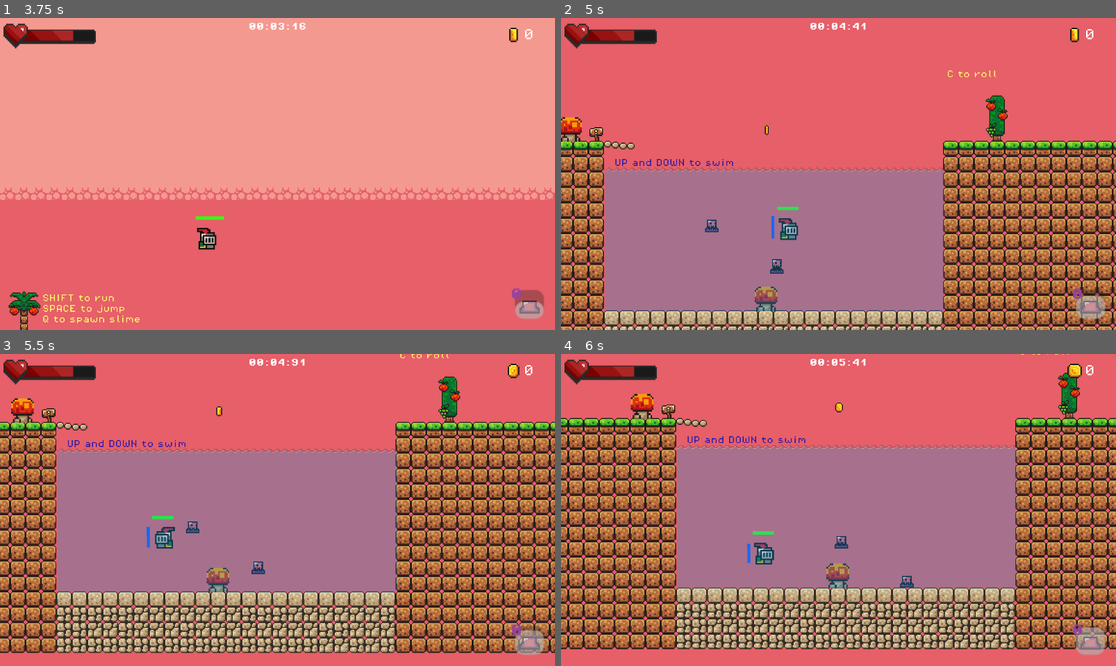
Above: before the commit, frames 1-4 (two rows, left to right).
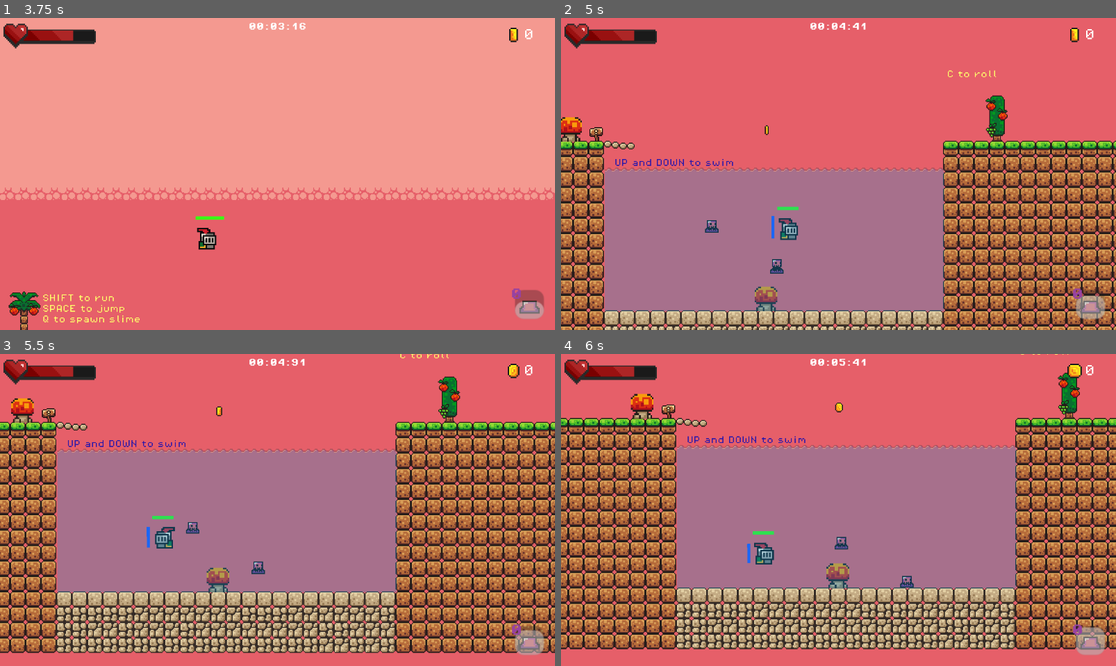
Above: after the commit, the same moments.

Repository: AshkanKiafard/AA-godot
Game: Godot game, scene res://scenes/main_menu.tscn
Two runs of this game, one before a commit and one after it. Both use one fixed random seed, a clock stepped at 60 frames per second and the inputs below.
Inputs:
- Up to frame 1 (3.75 s): click "START" at 0.5 s; hold Q (spawn_sllime) 1.28-2.03 s; hold Right (move_right) 1.28-2.78 s; tap Space (jump) at 1.52, 2.27 s; tap C (roll) at 2.1 s; tap Q (spawn_sllime) at 2.3 s; hold A (move_left) 2.78-3.53 s; hold Q (spawn_sllime) 2.78-3.53 s; hold Right (move_right) from 3.53 s (still down); tap Shift at 3.6 s
- Up to frame 2 (5 s): keep holding Right (move_right); tap Space (jump) at 3.77, 4.52 s; tap Q (spawn_sllime) at 3.8 s; hold Q (spawn_sllime) from 4.28 s (still down)
- Up to frame 3 (5.5 s): release Right (move_right) at 5.03 s; release Q (spawn_sllime) at 5.03 s; hold A (move_left) from 5.03 s (still down); tap C (roll) at 5.1 s; tap Space (jump) at 5.27 s; tap Q (spawn_sllime) at 5.3 s
- Up to frame 4 (6 s): release A (move_left) at 5.78 s; hold Right (move_right) from 5.78 s (still down); hold Q (spawn_sllime) from 5.78 s (still down)

Frame 1 is identical in both runs. In frame 2, less than 0.1% of the frame differs, in the area x 25-29%, y 64-69%; in frame 3, less than 0.1%; in frame 4, less than 0.1%, in the area x 49-52%, y 58-63%.

Commit message:
fixed the friendly slimes not working problem

Diff:
--- a/ashkan/godot-tutorial-ashkan/scenes/friendly_slime.tscn
+++ b/ashkan/godot-tutorial-ashkan/scenes/friendly_slime.tscn
@@ -1,11 +1,8 @@
-[gd_scene load_steps=11 format=3 uid="uid://ciey1em5uu7y7"]
+[gd_scene load_steps=12 format=3 uid="uid://ciey1em5uu7y7"]
 
 [ext_resource type="Script" path="res://scripts/slime.gd" id="1_02sy6"]
 [ext_resource type="Texture2D" uid="uid://c25gd3ustp38i" path="res://assets/sprites/slime_purple.png" id="2_ymvhj"]
-[ext_resource type="PackedScene" uid="uid://y8vac1mkbgpy" path="res://scenes/killzone.tscn" id="3_i6g7n"]
-
-[sub_resource type="RectangleShape2D" id="RectangleShape2D_gells"]
-size = Vector2(14, 13)
+[ext_resource type="PackedScene" uid="uid://y8vac1mkbgpy" path="res://scenes/killzone.tscn" id="3_arr3s"]
 
 [sub_resource type="AtlasTexture" id="AtlasTexture_oal8b"]
 atlas = ExtResource("2_ymvhj")
@@ -43,6 +40,22 @@
 "speed": 10.0
 }]
 
+[sub_resource type="GDScript" id="GDScript_iblct"]
+script/source = "extends Area2D
+
+@export var damage: int
+
+
+func _on_body_entered(body: CharacterBody2D) -> void:
+	if body is Player:
+		body.health -= damage
+	elif body is Slime:
+		body.queue_free()
+"
+
+[sub_resource type="RectangleShape2D" id="RectangleShape2D_pca4n"]
+size = Vector2(14, 13)
+
 [sub_resource type="RectangleShape2D" id="RectangleShape2D_1knha"]
 size = Vector2(12, 1)
 
@@ -50,19 +63,19 @@
 collision_layer = 2
 script = ExtResource("1_02sy6")
 
-[node name="Killzone" parent="." instance=ExtResource("3_i6g7n")]
-collision_layer = 2
-collision_mask = 4
-damage = 30
-
-[node name="CollisionShape2D" type="CollisionShape2D" parent="Killzone"]
-position = Vector2(0, 5.5)
-shape = SubResource("RectangleShape2D_gells")
-
 [node name="AnimatedSprite2D" type="AnimatedSprite2D" parent="."]
 sprite_frames = SubResource("SpriteFrames_nc76b")
 autoplay = "default"
 frame_progress = 0.235581
+
+[node name="Killzone" parent="." instance=ExtResource("3_arr3s")]
+collision_layer = 2
+collision_mask = 4
+script = SubResource("GDScript_iblct")
+
+[node name="CollisionShape2D" type="CollisionShape2D" parent="Killzone"]
+position = Vector2(0, 5.5)
+shape = SubResource("RectangleShape2D_pca4n")
 
 [node name="RayCastRight" type="RayCast2D" parent="."]
 position = Vector2(0, 6)
@@ -75,3 +88,5 @@
 [node name="CollisionShape2D" type="CollisionShape2D" parent="."]
 position = Vector2(0, 11.5)
 shape = SubResource("RectangleShape2D_1knha")
+
+[connection signal="body_entered" from="Killzone" to="." method="_on_killzone_body_entered"]
--- a/ashkan/godot-tutorial-ashkan/scenes/game.tscn
+++ b/ashkan/godot-tutorial-ashkan/scenes/game.tscn
@@ -434,6 +434,7 @@
 
 [node name="Spawner" parent="." node_paths=PackedStringArray("node") instance=ExtResource("6_qq1ei")]
 node = NodePath("..")
+spawn = true
 
 [node name="Fruits" type="Node" parent="."]
 
--- a/ashkan/godot-tutorial-ashkan/scenes/main_menu.tscn
+++ b/ashkan/godot-tutorial-ashkan/scenes/main_menu.tscn
@@ -1,8 +1,9 @@
-[gd_scene load_steps=8 format=4 uid="uid://eddquu4vcrey"]
+[gd_scene load_steps=9 format=4 uid="uid://eddquu4vcrey"]
 
 [ext_resource type="FontFile" uid="uid://c2bhklmtfwu7o" path="res://assets/fonts/PixelOperator8-Bold.ttf" id="1_2h2bx"]
 [ext_resource type="Script" path="res://scripts/main_menu.gd" id="1_ujd6w"]
 [ext_resource type="Texture2D" uid="uid://ck8dkggpmhtag" path="res://assets/sprites/world_tileset.png" id="2_psisa"]
+[ext_resource type="PackedScene" uid="uid://dp0inah0y7ntu" path="res://scenes/game.tscn" id="2_xjdh0"]
 [ext_resource type="PackedScene" uid="uid://dpg7qubpurb8a" path="res://scenes/spawner.tscn" id="3_stfdr"]
 
 [sub_resource type="TileSetAtlasSource" id="TileSetAtlasSource_1qlt2"]
@@ -184,6 +185,7 @@
 grow_horizontal = 2
 grow_vertical = 2
 script = ExtResource("1_ujd6w")
+game = ExtResource("2_xjdh0")
 
 [node name="Background" type="TileMapLayer" parent="."]
 position = Vector2(-1044, 836)
@@ -228,6 +230,7 @@
 [node name="Spawner" parent="." node_paths=PackedStringArray("node") instance=ExtResource("3_stfdr")]
 position = Vector2(161, 139)
 node = NodePath("..")
+spawn = true
 
 [node name="Label" type="Label" parent="."]
 layout_mode = 0
--- a/ashkan/godot-tutorial-ashkan/scenes/player.tscn
+++ b/ashkan/godot-tutorial-ashkan/scenes/player.tscn
@@ -273,7 +273,7 @@
 position = Vector2(4, -28)
 scale = Vector2(2.03125, 2.03125)
 sprite_frames = SubResource("SpriteFrames_yllr2")
-animation = &"hurt"
+animation = &"idle"
 autoplay = "idle"
 script = SubResource("GDScript_57yl5")
 
--- a/ashkan/godot-tutorial-ashkan/scenes/slime.tscn
+++ b/ashkan/godot-tutorial-ashkan/scenes/slime.tscn
@@ -40,6 +40,19 @@
 "speed": 10.0
 }]
 
+[sub_resource type="GDScript" id="GDScript_8fpyo"]
+script/source = "extends Area2D
+
+@export var damage: int
+
+
+func _on_body_entered(body: CharacterBody2D) -> void:
+	if body is Player:
+		body.health -= damage
+	elif body is Slime:
+		body.queue_free()
+"
+
 [sub_resource type="RectangleShape2D" id="RectangleShape2D_pca4n"]
 size = Vector2(14, 13)
 
@@ -57,6 +70,7 @@
 
 [node name="Killzone" parent="." instance=ExtResource("2_eculx")]
 collision_layer = 4
+script = SubResource("GDScript_8fpyo")
 damage = 30
 
 [node name="CollisionShape2D" type="CollisionShape2D" parent="Killzone"]
--- a/ashkan/godot-tutorial-ashkan/scripts/main_menu.gd
+++ b/ashkan/godot-tutorial-ashkan/scripts/main_menu.gd
@@ -1,12 +1,12 @@
 extends Control
 
+@export var game: PackedScene
 
 func _ready() -> void:
 	$VBoxContainer/StartButton.grab_focus()
 
 func _on_start_button_pressed() -> void:
-	get_tree().change_scene_to_file("res://scenes/game.tscn")
-
+	get_tree().change_scene_to_packed(game)
 
 func _on_quit_button_pressed() -> void:
 	get_tree().quit()
--- a/ashkan/godot-tutorial-ashkan/scripts/player.gd
+++ b/ashkan/godot-tutorial-ashkan/scripts/player.gd
@@ -46,7 +46,6 @@
 var in_water = false
 
 @onready var animated_sprite: AnimatedSprite2D = $AnimatedSprite2D
-@onready var game: Node2D = $".."
 
 const FRIENDLY_SLIME = preload("res://scenes/friendly_slime.tscn")
 @onready var slime_timer: Timer = $SlimeTimer
@@ -132,7 +131,7 @@
 		f_slime.position = Vector2(position.x + player_direction*5, position.y - 20)
 		f_slime.get_node("AnimatedSprite2D").flip_h = animated_sprite.flip_h
 		f_slime.direction = player_direction
-		game.add_child(f_slime)
+		get_parent().add_child(f_slime)
 
 
 func _on_death_timer_timeout() -> void:
--- a/ashkan/godot-tutorial-ashkan/scripts/spawner.gd
+++ b/ashkan/godot-tutorial-ashkan/scripts/spawner.gd
@@ -1,14 +1,16 @@
 extends Node2D
 
 @export var node : Node
+@export var spawn: bool
 const SLIME = preload("res://scenes/slime.tscn")
+const F_SLIME = preload("res://scenes/friendly_slime.tscn")
 
 var elapsed_time = 0
 var last_time = 0
 
 func _process(delta: float) -> void:
 	elapsed_time += delta
-	if elapsed_time - last_time > 1:
+	if elapsed_time - last_time > 1 and spawn:
 		last_time = elapsed_time
 		var spawned = SLIME.instantiate()
 		var spawned_dir = 1 if bool(randi() % 2) else -1
Not shown: 1 places in ashkan/godot-tutorial-ashkan/scenes/slime.tscn that only renumber resources
